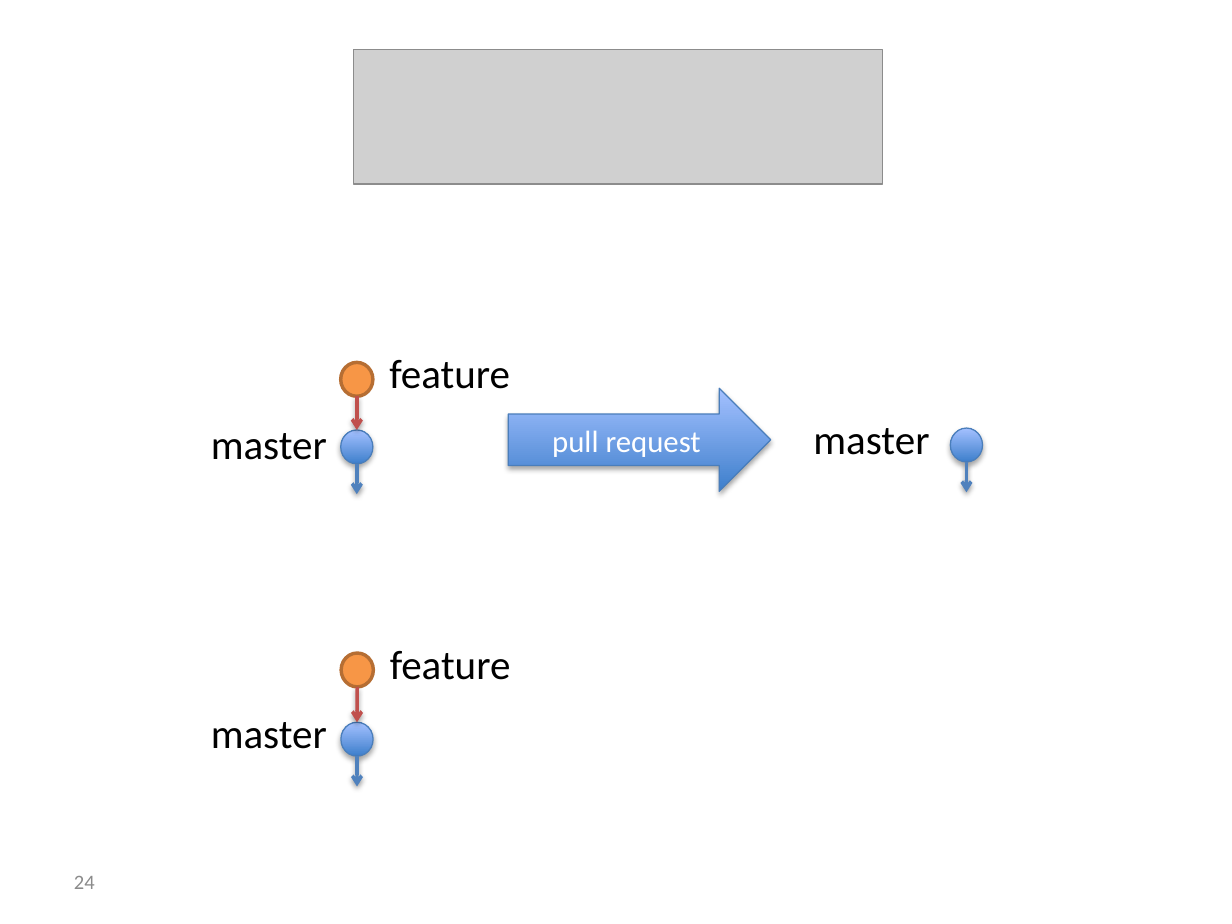
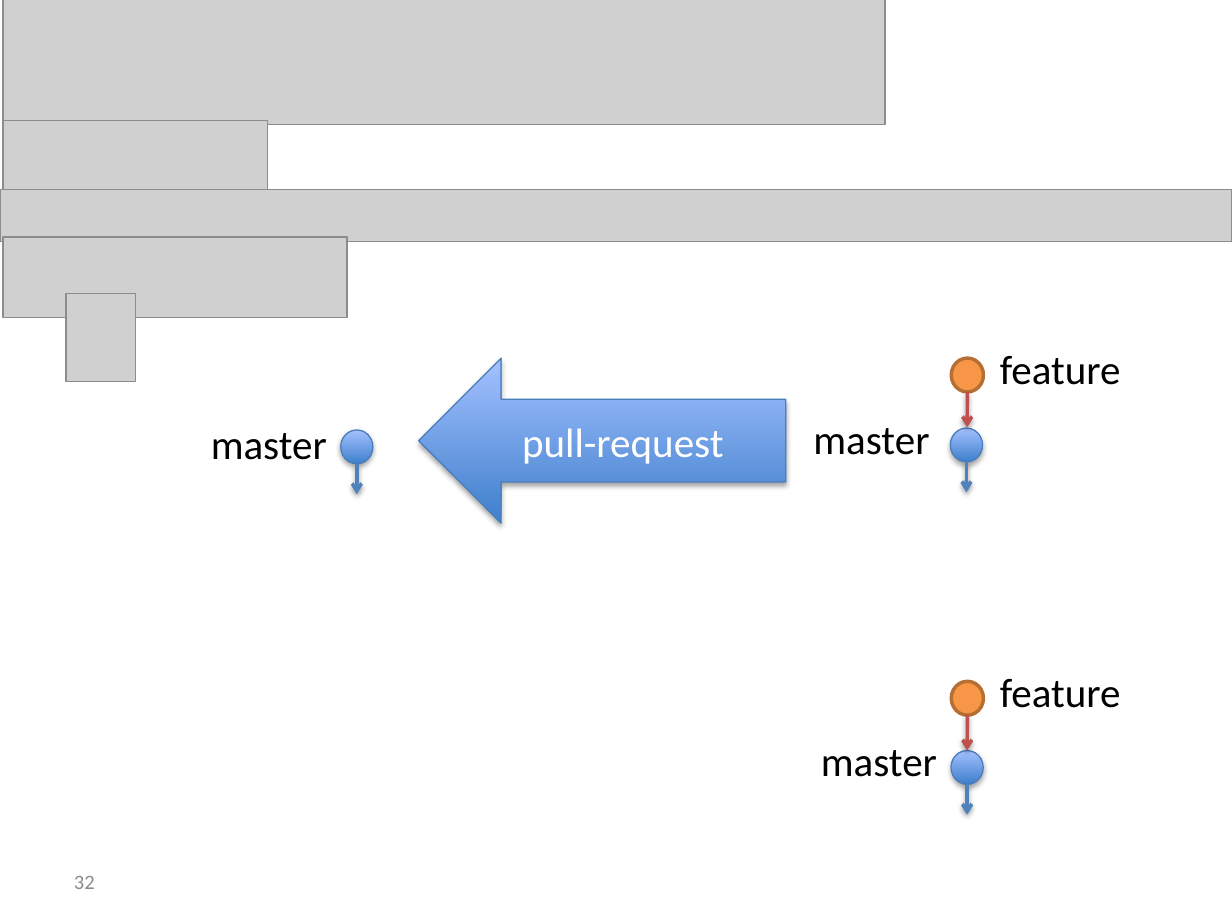
Before and after one commit to foss2serve/github-workflow-activity, a slide deck: slide 32 of presentation.pptx (slide 24 before the commit). Drawn at 1232x924 pixels with LibreOffice and Linux fonts; fonts in the diff are those of the drawing; grey boxes stand for pictures; background and template pictures are left out. Boxes give left, top, right and bottom in pixels: in the first picture for what was removed or moved away, otherwise in the second. Text is boxed around its words. In the diff, an @@ line names an element or a change of style, - is before the commit and + after.

```diff
--- a/presentation.pptx
+++ b/presentation.pptx
@@ picture added at (x1=4, y1=0, x2=886, y2=124) @@
@@ picture removed at (x1=354, y1=49, x2=883, y2=184) @@
@@ picture added at (x1=4, y1=121, x2=269, y2=191) @@
@@ picture added at (x1=0, y1=190, x2=1232, y2=241) @@
@@ picture added at (x1=4, y1=237, x2=347, y2=317) @@
@@ picture added at (x1=67, y1=293, x2=136, y2=382) @@
@@ left arrow "pull-request" resized from (x1=509, y1=388, x2=771, y2=492) to (x1=419, y1=359, x2=786, y2=524) @@
@@ left arrow "pull-request" at (x1=419, y1=359, x2=786, y2=524): right arrow to left arrow @@
@@ 1 text, 1 ellipse, 1 arrow moved together from (x1=341, y1=360, x2=510, y2=430) to (x1=951, y1=356, x2=1121, y2=428) @@
@@ text in left arrow at (x1=522, y1=428, x2=724, y2=464): text changed; size 18 to 24 pt @@
-pull request
+pull-request
@@ 2 texts, 2 arrows, 2 ellipses moved together from (x1=211, y1=651, x2=511, y2=786) to (x1=821, y1=679, x2=1121, y2=814) @@
@@ page number at (x1=74, y1=876, x2=95, y2=889): text changed @@
-24
+32
```
Also in this commit, not shown: 19 other slides changed, 33 slides added, 26 slides removed.
